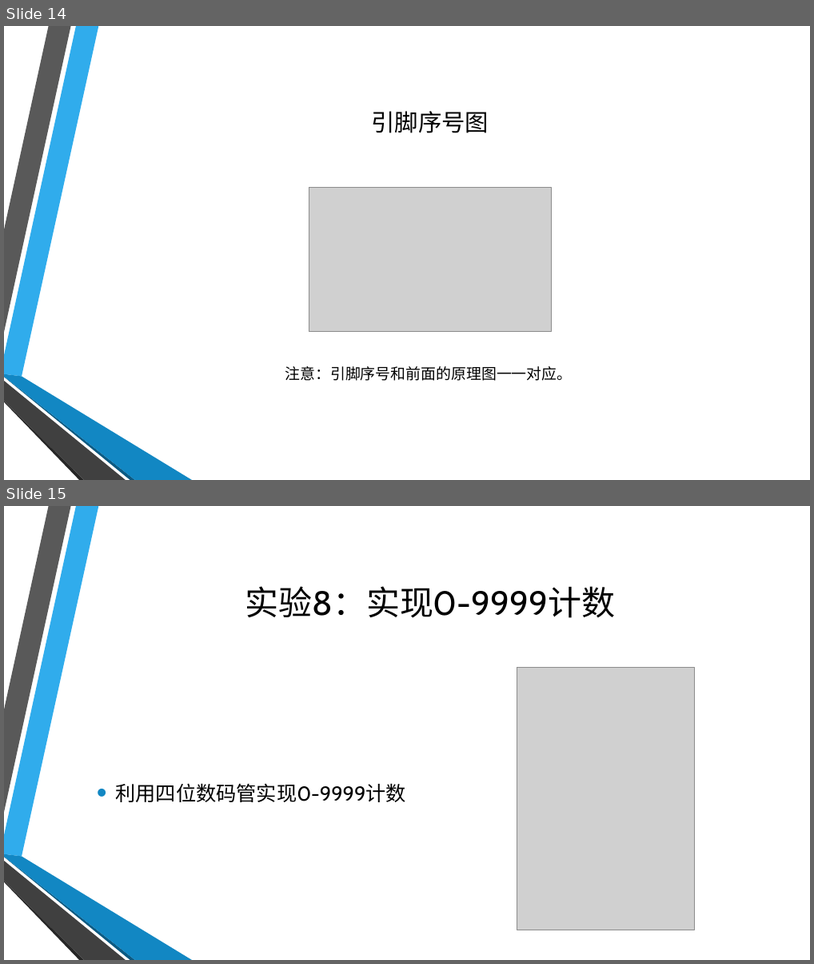
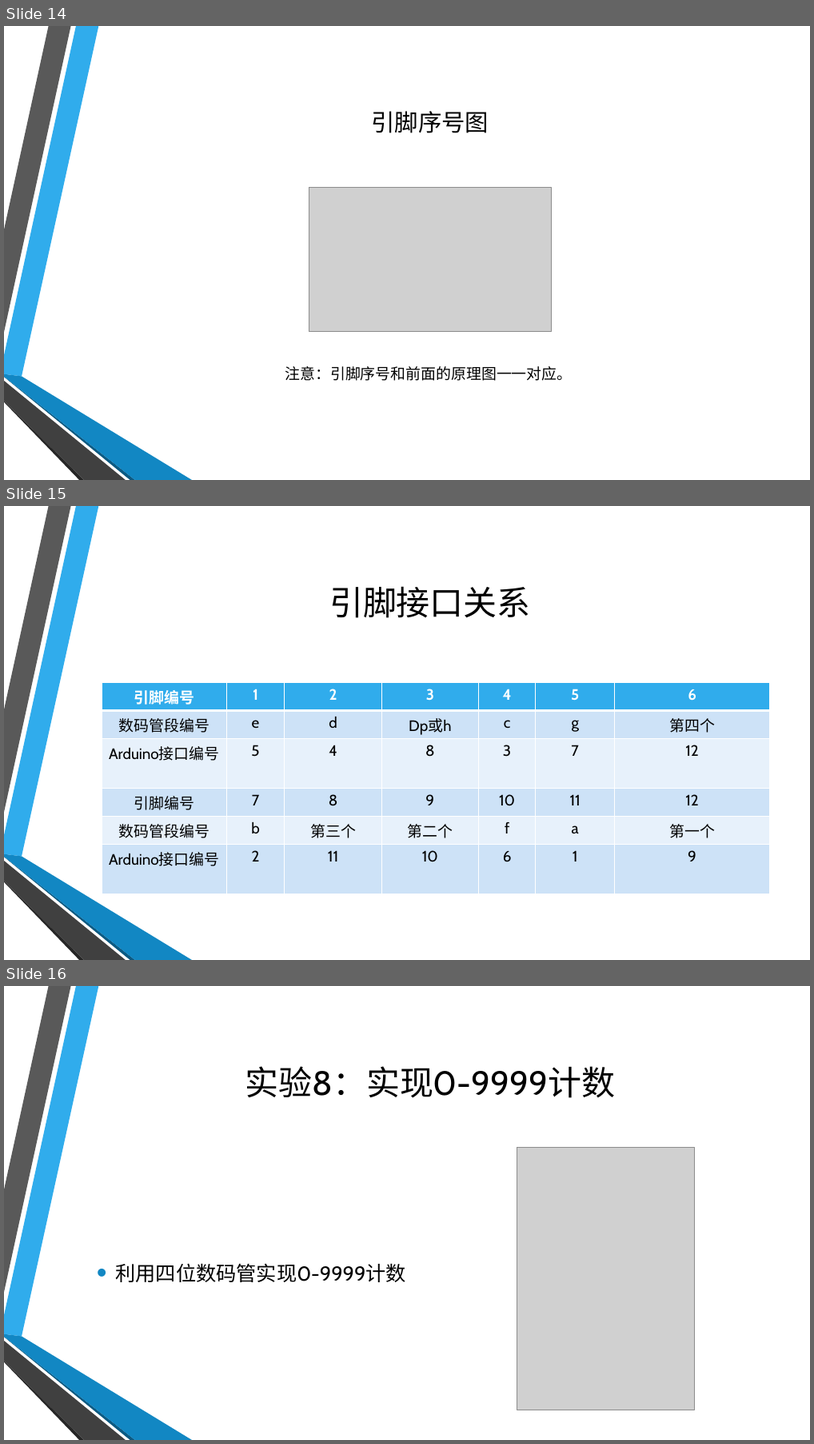
Before and after one commit to coco-hkk/arduino-courses, a slide deck: 2/2.pptx. Shown one above the other, each under a label of ours: slides 14 and 15 before the commit, slides 14, 15 and 16 after it. The pictures are 814x964 and 814x1444 pixels, drawn with LibreOffice and Linux fonts; fonts in the diff are those of the drawing; grey boxes stand for pictures; background and template pictures are left out. Boxes give left, top, right and bottom in pixels: in the first picture for what was removed or moved away, otherwise in the second. Text is boxed around its words. In the diff, an @@ line names an element or a change of style, - is before the commit and + after.

```diff
--- a/2/2.pptx
+++ b/2/2.pptx
@@ slide 15 added at (4,506,810,960), background picture (left out); not listed: 6 template elements that a slide beside it also shows @@
@@ title added at (330,586,531,618), 40 pt, text #000000 @@
+引脚接口关系
@@ table added at (102,683,770,869), 6 rows, 7 columns @@
+引脚编号 | 1 | 2 | 3 | 4 | 5 | 6
+数码管段编号 | e | d | Dp或h | c | g | 第四个
+Arduino接口编号 | 5 | 4 | 8 | 3 | 7 | 12
+引脚编号 | 7 | 8 | 9 | 10 | 11 | 12
+数码管段编号 | b | 第三个 | 第二个 | f | a | 第一个
+Arduino接口编号 | 2 | 11 | 10 | 6 | 1 | 9
@@ what was slide 15 is now slide 16 @@
```
Also in this commit, not shown: 4 slides changed, 10 other files.
